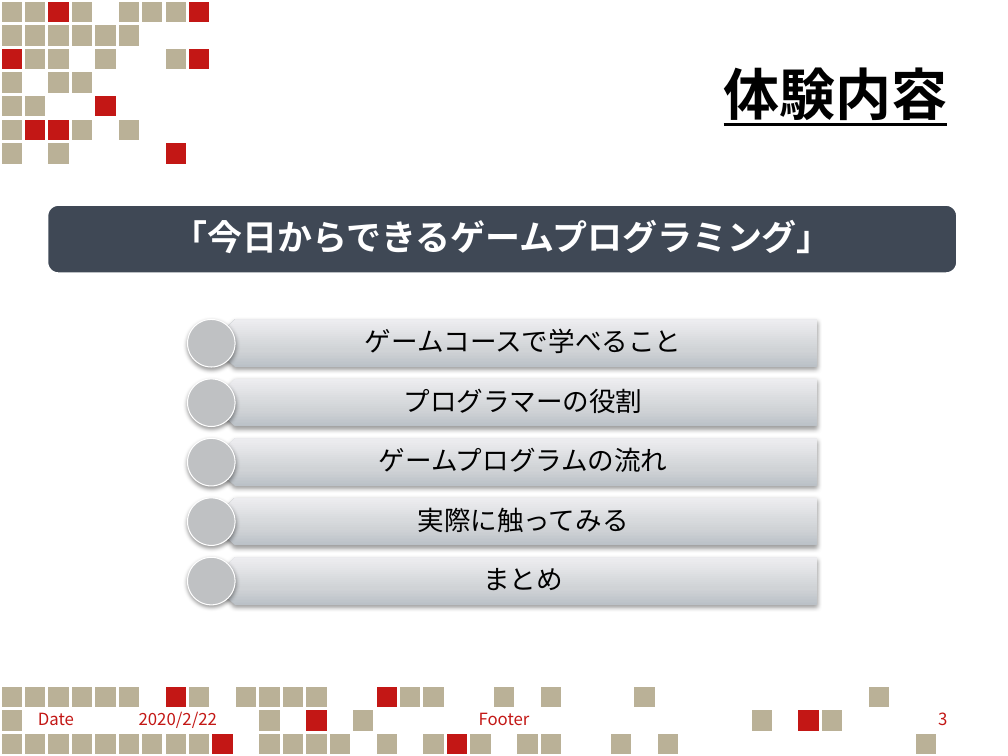
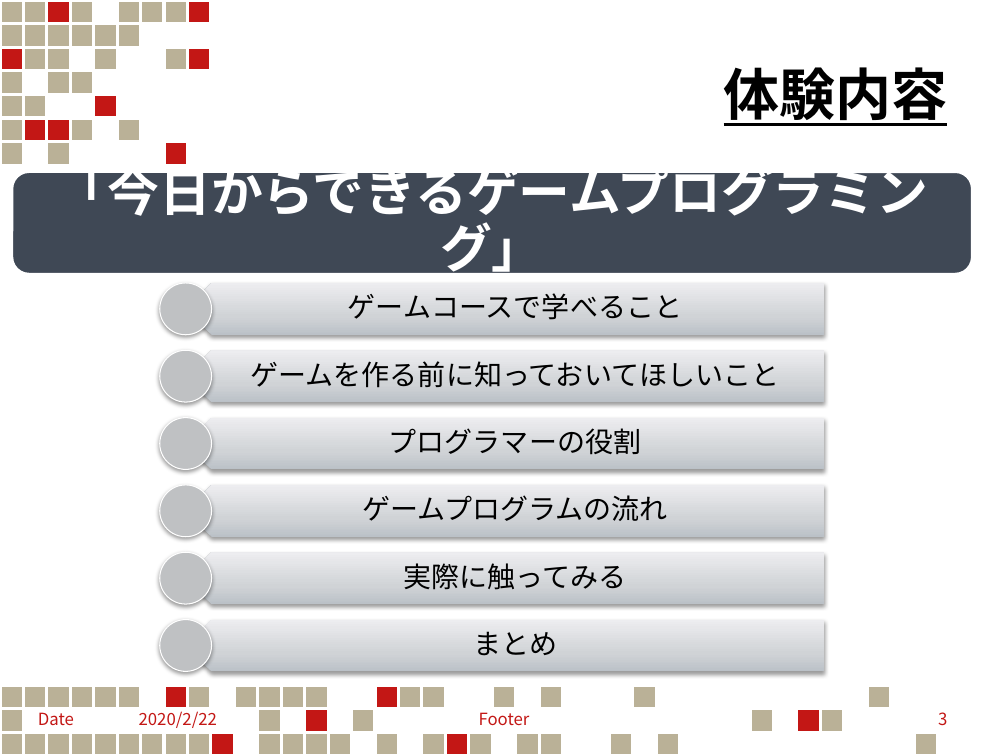
Before and after one commit to KoreanGinseng/StepUpFestival, a slide deck: slide 3 of ステフェスゲームPG.pptx. Drawn at 1008x756 pixels with LibreOffice and Linux fonts; fonts in the diff are those of the drawing. Boxes give left, top, right and bottom in pixels: in the first picture for what was removed or moved away, otherwise in the second. Text is boxed around its words. In the diff, an @@ line names an element or a change of style, - is before the commit and + after.

```diff
--- a/ステフェスゲームPG.pptx
+++ b/ステフェスゲームPG.pptx
@@ rounded rectangle: place and size @@
-rounded rectangle at box(47, 205, 958, 274)
+rounded rectangle at box(12, 171, 973, 274)
@@ text "「今日からできるゲームプログラミング」": place and size @@
-text "「今日からできるゲームプログラミング」" at box(173, 220, 832, 254)
+text "「今日からできるゲームプログラミング」" at box(56, 159, 928, 281)
@@ text "「今日からできるゲームプログラミング」" at box(56, 159, 928, 281): size 25 to 37 pt; more space between paragraphs @@
@@ ellipse: place and size @@
-ellipse at box(187, 320, 235, 367)
+ellipse at box(160, 283, 212, 335)
@@ pentagon arrow: place and size @@
-pentagon arrow at box(212, 320, 817, 367)
+pentagon arrow at box(185, 283, 825, 335)
@@ text "ゲームコースで学べること": place and size @@
-text "ゲームコースで学べること" at box(365, 328, 681, 353)
+text "ゲームコースで学べること" at box(348, 293, 682, 320)
@@ ellipse: place and size @@
-ellipse at box(187, 379, 235, 426)
+ellipse at box(160, 351, 212, 402)
@@ pentagon arrow: place and size @@
-pentagon arrow at box(212, 379, 817, 426)
+pentagon arrow at box(185, 351, 825, 402)
@@ text added at box(251, 361, 780, 388), 20 pt, text #000000 @@
+ゲームを作る前に知っておいてほしいこと
@@ ellipse: place and size @@
-ellipse at box(187, 438, 235, 486)
+ellipse at box(160, 417, 212, 469)
@@ pentagon arrow: place and size @@
-pentagon arrow at box(212, 438, 817, 486)
+pentagon arrow at box(185, 417, 825, 469)
@@ text "プログラマーの役割": place and size @@
-text "プログラマーの役割" at box(404, 388, 643, 413)
+text "プログラマーの役割" at box(389, 428, 641, 455)
@@ ellipse: place and size @@
-ellipse at box(187, 498, 235, 545)
+ellipse at box(160, 485, 212, 536)
@@ pentagon arrow: place and size @@
-pentagon arrow at box(212, 498, 817, 545)
+pentagon arrow at box(185, 485, 825, 536)
@@ text "ゲームプログラムの流れ": place and size @@
-text "ゲームプログラムの流れ" at box(379, 447, 668, 472)
+text "ゲームプログラムの流れ" at box(362, 495, 667, 521)
@@ ellipse: place and size @@
-ellipse at box(187, 557, 235, 605)
+ellipse at box(160, 552, 212, 604)
@@ pentagon arrow: place and size @@
-pentagon arrow at box(212, 557, 817, 605)
+pentagon arrow at box(185, 552, 825, 604)
@@ text "実際に触ってみる": place and size @@
-text "実際に触ってみる" at box(418, 507, 629, 532)
+text "実際に触ってみる" at box(404, 563, 627, 590)
@@ ellipse added at box(160, 620, 212, 671), fill #C0C1C3, outline #FFFFFF 0.75 pt @@
@@ pentagon arrow added at box(185, 620, 825, 671), fill gradient #BDC0C6 to #D1D3D7 to #EDEEF0 @@
@@ size 19 to 20 pt in 5 elements at box(348, 293, 682, 320), box(389, 428, 641, 455), box(362, 495, 667, 521), box(404, 563, 627, 590), box(473, 631, 557, 656) @@
@@ text "まとめ": place and size @@
-text "まとめ" at box(483, 568, 563, 591)
+text "まとめ" at box(473, 631, 557, 656)
```
Also in this commit, not shown: 5 other slides changed, 5 slides added, 3 other files.
